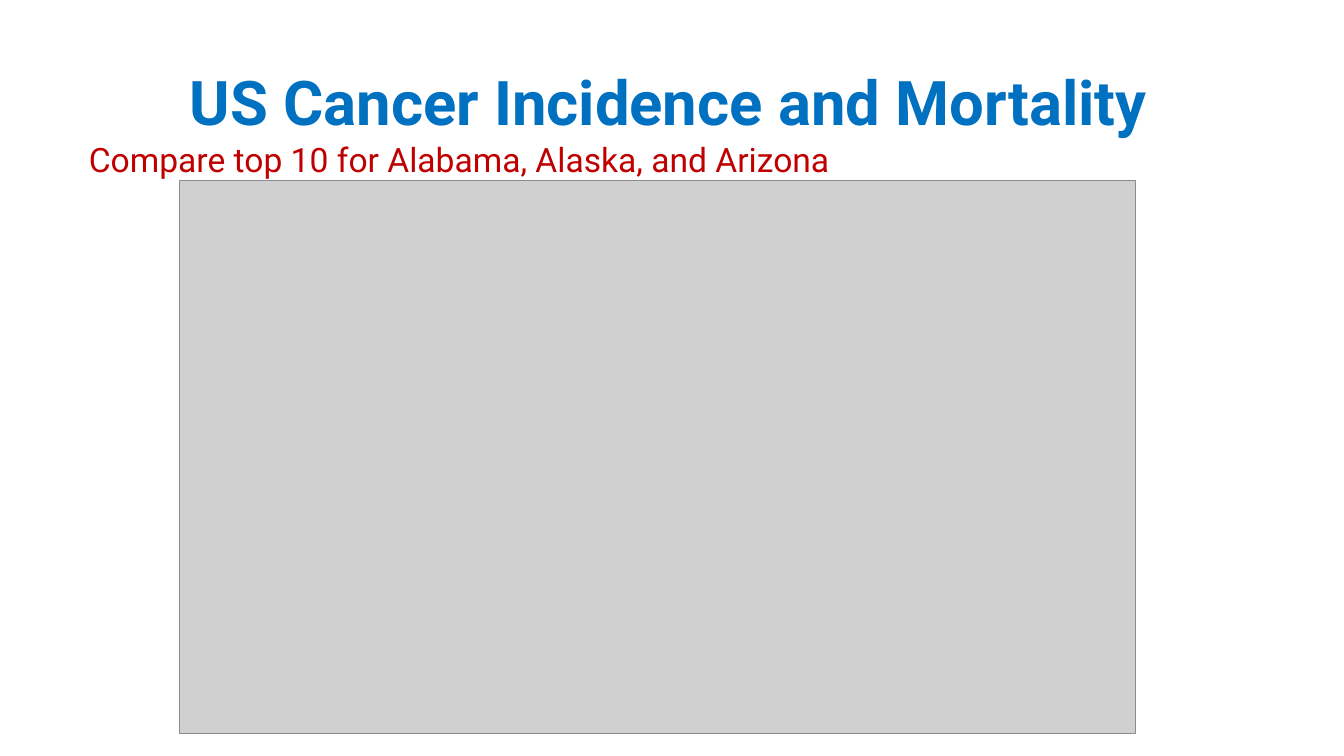
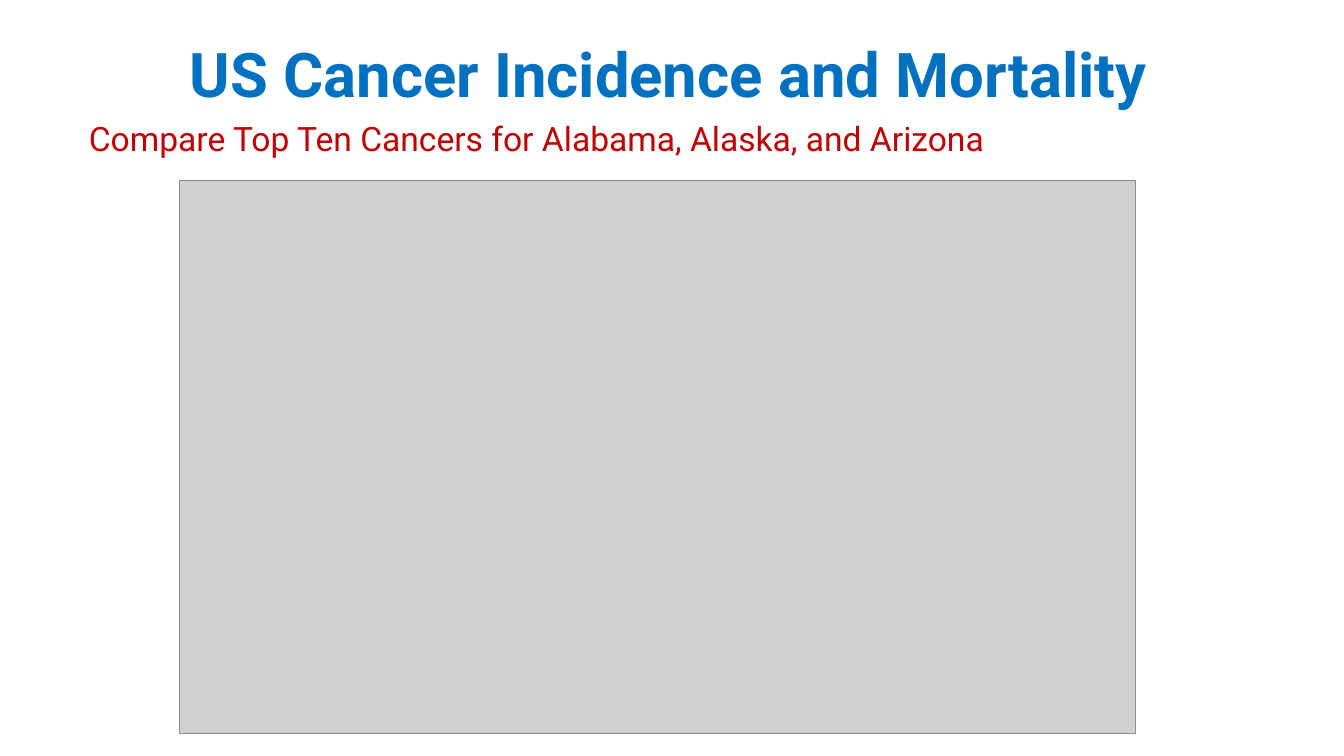
Before and after one commit to pegblaine/mblaine_project_1, a slide deck: slide 9 of Project1/Cancer Incidence and Mortality Project 1.pptx (slide 7 before the commit). Drawn at 1344x756 pixels with LibreOffice and Linux fonts; fonts in the diff are those of the drawing; grey boxes stand for pictures. Boxes give left, top, right and bottom in pixels: in the first picture for what was removed or moved away, otherwise in the second. Text is boxed around its words. In the diff, an @@ line names an element or a change of style, - is before the commit and + after.

```diff
--- a/Project1/Cancer Incidence and Mortality Project 1.pptx
+++ b/Project1/Cancer Incidence and Mortality Project 1.pptx
@@ title "US Cancer Incidence and Mortality": place and size @@
-title "US Cancer Incidence and Mortality" at [190,78,1147,138]
+title "US Cancer Incidence and Mortality" at [190,50,1147,110]
@@ subtitle at [89,125,984,158]: text changed @@
-Compare top 10 for Alabama, Alaska, and Arizona
+Compare Top Ten Cancers for Alabama, Alaska, and Arizona
```
Also in this commit, not shown: 5 other slides changed, 2 slides added, 13 other files.
